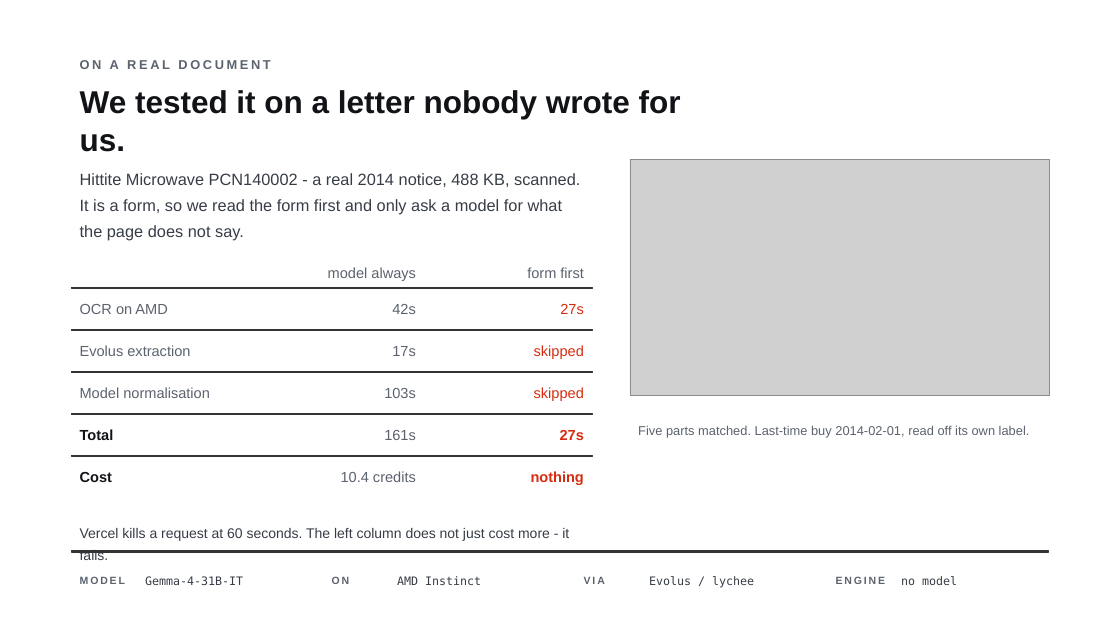
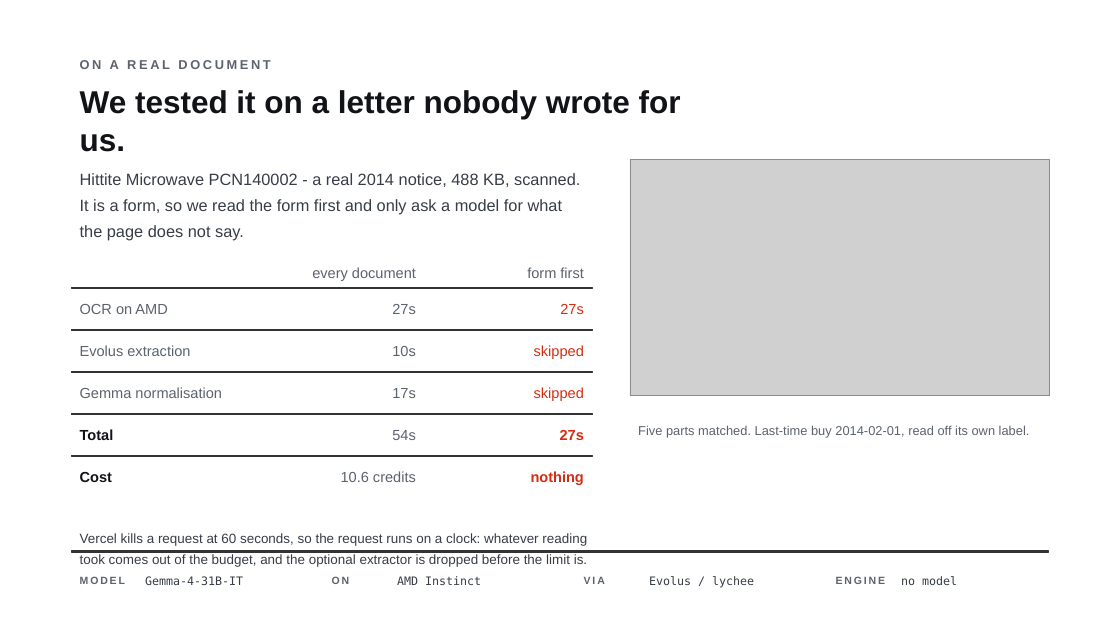
Before and after one commit to bukhari-hamzamukhtar/lychee, a slide deck: slide 5 of submission/LastBuy.pptx. Drawn at 1120x630 pixels with LibreOffice and Linux fonts; fonts in the diff are those of the drawing; grey boxes stand for pictures. Boxes give left, top, right and bottom in pixels: in the first picture for what was removed or moved away, otherwise in the second. Text is boxed around its words. In the diff, an @@ line names an element or a change of style, - is before the commit and + after.

```diff
--- a/submission/LastBuy.pptx
+++ b/submission/LastBuy.pptx
@@ text at (312,267,416,281): text changed @@
-model always
+every document
@@ text at (392,304,415,314): text changed @@
-42s
+27s
@@ text added at (392,346,415,356), 12.5 pt, text #5C636E @@
+10s
@@ text at (80,387,222,398): text changed @@
-Model normalisation
+Gemma normalisation
@@ text "17s": place and size @@
-text "17s" at (392,346,415,356)
+text "17s" at (392,388,415,398)
@@ text removed at (384,388,416,398) @@
-103s
@@ text at (392,430,415,440): text changed @@
-161s
+54s
@@ text at (341,471,416,482): text changed @@
-10.4 credits
+10.6 credits
@@ text at (80,533,587,567): text changed; size 12 to 11.5 pt @@
-Vercel kills a request at 60 seconds. The left column does not just cost more - it fails.
+Vercel kills a request at 60 seconds, so the request runs on a clock: whatever reading took comes out of the budget, and the optional extractor is dropped before the limit is.
```
Also in this commit, not shown: 8 other files.
